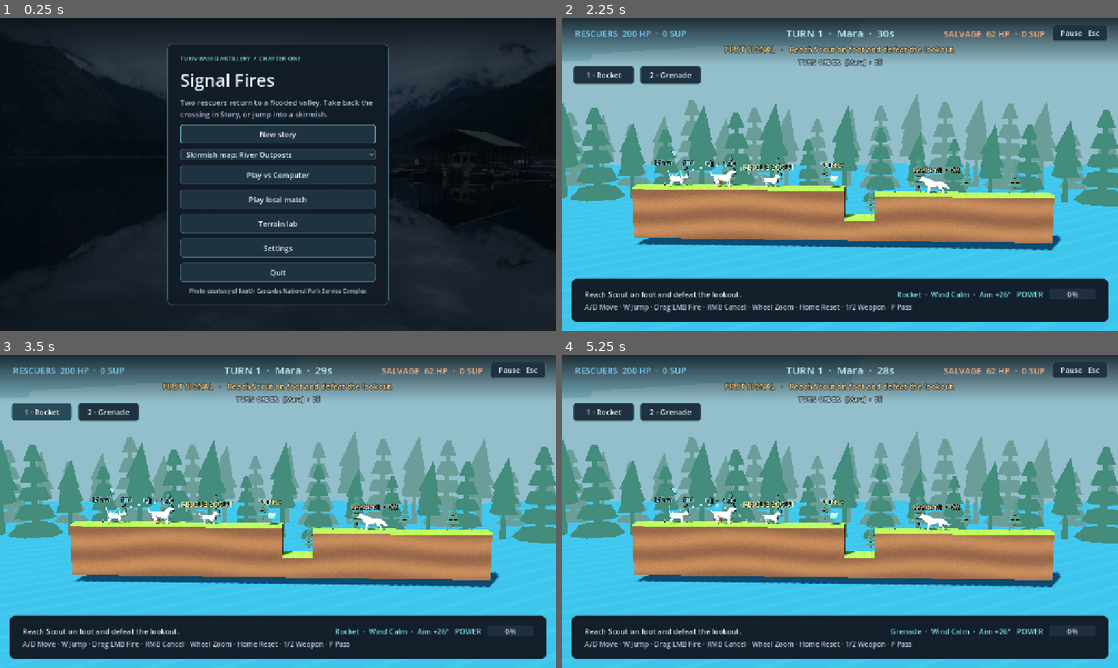
Above: before the commit, frames 1-4 (two rows, left to right).
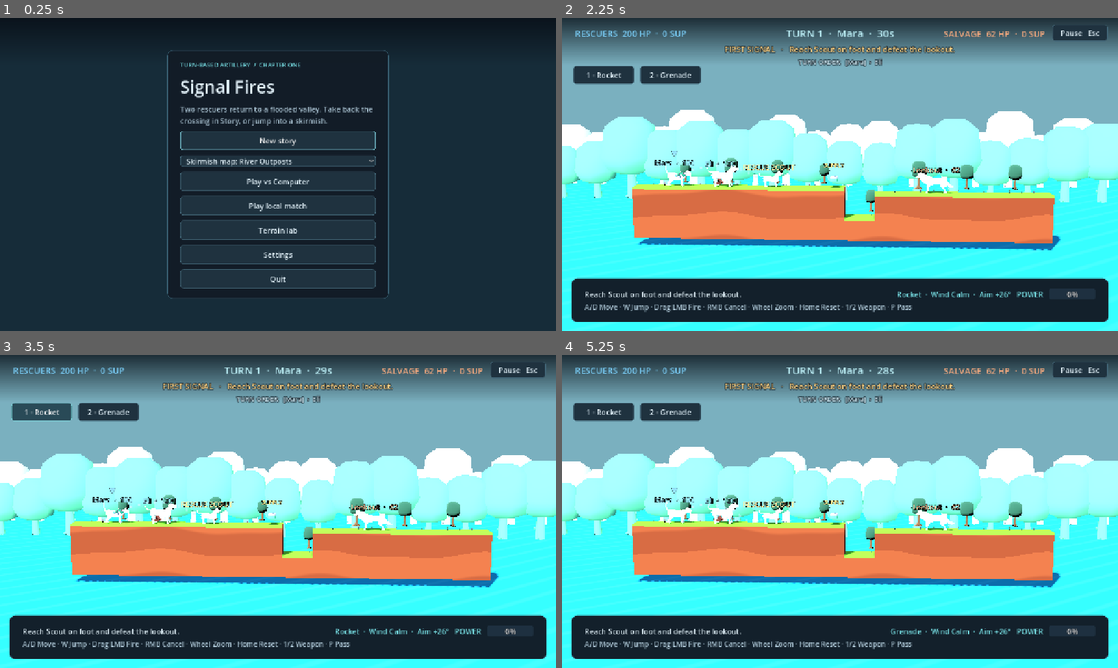
Above: after the commit, the same moments.

Repository: barbarosisik/modern_worms
Game: Godot game, scene res://scenes/main.tscn
Two runs of this game, one before a commit and one after it. Both use one fixed random seed, a clock stepped at 60 frames per second and the inputs below.
Inputs:
- Up to frame 1 (0.25 s): no input
- Up to frame 2 (2.25 s): click "New story" at 0.5 s; click "Begin story" at 1.25 s; click "Start mission" at 2 s
- Up to frame 3 (3.5 s): click "1 - Rocket" at 2.75 s
- Up to frame 4 (5.25 s): click "2 - Grenade" at 3.5 s; click "Pause Esc" at 4.25 s; click "Resume" at 5 s

The runs differ from the first frame. In frame 1, 39% of the frame differs, in the area x 0-100%, y 8-100%; in frame 2, 53%; in frame 3, 53%; in frame 4, 53%, in the area x 0-100%, y 24-100%.

Commit message:
Add upright cartoon character support and local asset setup

Diff:
--- a/scripts/presentation/battlefield.gd
+++ b/scripts/presentation/battlefield.gd
@@ -10,14 +10,11 @@
 	add_child(_dressing)
 	var rng := RandomNumberGenerator.new()
 	rng.seed = 417
-	for i in range(10):
-		var rock := add_asset("rock_largeA", Vector3(-70.0 + i * 20.0, -4.0, -55.0), Vector3(65.0, rng.randf_range(65.0, 110.0), 40.0))
-		_tint(rock, Color("#729caa"))
 	for layer in range(2):
 		for i in range(25):
-			var tree := add_asset("tree_pineTallA" if i % 2 == 0 else "tree_pineRoundA",
+			var tree := add_asset("tree_oak",
 				Vector3(-14.0 + i * 2.6, 0.0, -21.0 + layer * 7.0), Vector3.ONE * rng.randf_range(3.8, 6.0))
-			_tint(tree, Color("#547c78") if layer == 0 else Color("#386d60"))
+			_tint(tree, Color("#82b9aa") if layer == 0 else Color("#50a37a"))
 	var water := MeshInstance3D.new()
 	var plane := PlaneMesh.new()
 	plane.size = Vector2(110.0, 85.0)
@@ -45,7 +42,7 @@
 		var prop := add_asset(prop_name, Vector3(x, y, -0.27), Vector3.ONE * rng.randf_range(0.38, 0.65), _dressing)
 		_anchors.append({"node": prop, "cell": Vector2i(column, top)})
 		if column % 20 == 12:
-			var tree := add_asset("tree_pineRoundA", Vector3(x, y, -1.8), Vector3.ONE * rng.randf_range(0.8, 1.25), _dressing)
+			var tree := add_asset("tree_oak", Vector3(x, y, -1.8), Vector3.ONE * rng.randf_range(0.8, 1.25), _dressing)
 			_anchors.append({"node": tree, "cell": Vector2i(column, top)})
 	var camp_column := 48 if mission_index == 0 else 185
 	var camp_y := _surface(terrain, camp_column)
@@ -72,6 +69,18 @@
 func add_asset(asset: String, point: Vector3, dimensions: Vector3, parent: Node3D = null) -> Node3D:
 	var model := (load(NATURE + asset + ".glb") as PackedScene).instantiate() as Node3D
 	(self if parent == null else parent).add_child(model)
+	# Smooth the imported canopy normals while retaining the supplied topology.
+	for part in model.find_children("*", "MeshInstance3D", true, false):
+		if asset != "tree_oak":
+			continue
+		var smooth_mesh := ArrayMesh.new()
+		for surface in range(part.mesh.get_surface_count()):
+			var tool := SurfaceTool.new()
+			tool.create_from(part.mesh, surface)
+			tool.set_smooth_group(0)
+			tool.generate_normals()
+			tool.commit(smooth_mesh)
+		part.mesh = smooth_mesh
 	model.position = point
 	model.scale = dimensions
 	return model
@@ -81,7 +90,9 @@
 	var material := StandardMaterial3D.new()
 	material.albedo_color = color
 	material.roughness = 1.0
-	material.shading_mode = BaseMaterial3D.SHADING_MODE_UNSHADED
+	material.diffuse_mode = BaseMaterial3D.DIFFUSE_TOON
+	material.specular_mode = BaseMaterial3D.SPECULAR_DISABLED
+	material.shading_mode = BaseMaterial3D.SHADING_MODE_PER_PIXEL
 	for mesh in node.find_children("*", "MeshInstance3D", true, false):
 		mesh.material_override = material
 		mesh.cast_shadow = GeometryInstance3D.SHADOW_CASTING_SETTING_OFF
--- a/scripts/presentation/campaign_actor.gd
+++ b/scripts/presentation/campaign_actor.gd
@@ -6,6 +6,7 @@
 const WOLF := preload("res://assets/quaternius/wolf.fbx")
 const ROCKET := preload("res://assets/kenney/weapons/blaster-o.glb")
 const GRENADE := preload("res://assets/kenney/weapons/grenade-a.glb")
+var _cartoon := false
 var _model: Node3D
 var _animation: AnimationPlayer
 var _character := ""
@@ -15,11 +16,17 @@
 var _idle := ""
 var _walk := ""
 var _shot_time := 0.0
+var _pose_time := 0.0
+var _rest_scale := Vector3.ONE
+var _rest_position := Vector3.ZERO
 
 func _init(character: String, outfit: int = 0) -> void:
 	_character = character
 	var source := CAT if character == "Mara" else (DOG if character in ["Eli", "Scout"] else WOLF)
-	_model = source.instantiate()
+	var species := "maple-the-cat" if character == "Mara" else ("ollie-the-terrier" if character in ["Eli", "Scout"] else "ziggy-the-wolf")
+	var path := "res://assets/local_plumberry/" + species + ".glb"
+	_cartoon = ResourceLoader.exists(path)
+	_model = (load(path) as PackedScene).instantiate() if _cartoon else source.instantiate()
 	add_child(_model)
 	_animation = _model.find_child("AnimationPlayer", true, false)
 	if _animation != null:
@@ -60,9 +67,13 @@
 		bounds = AABB(Vector3(-2.44106, -0.011576, -0.712004), Vector3(5.675112, 4.43445, 1.42404))
 	elif _character in ["Eli", "Scout"]:
 		bounds = AABB(Vector3(-3.206179, -0.0651, -1.493581), Vector3(6.904972, 4.383379, 2.334721))
-	var ratio := (0.62 if _character == "Scout" else 0.85) / bounds.size.y
+	if _cartoon:
+		bounds = _bounds(_model, Transform3D.IDENTITY)
+	var ratio := (0.78 if _character == "Scout" else 1.05) / bounds.size.y
 	_model.scale = Vector3.ONE * ratio
 	_model.position = Vector3(-bounds.get_center().x, -bounds.position.y, -bounds.get_center().z) * ratio
+	_rest_scale = _model.scale
+	_rest_position = _model.position
 
 
 func set_outfit(outfit: int) -> void:
@@ -72,13 +83,27 @@
 			var original: Material = mesh.mesh.surface_get_material(i)
 			var material := original.duplicate() as StandardMaterial3D if original is StandardMaterial3D else StandardMaterial3D.new()
 			material.albedo_color *= tint
+			material.diffuse_mode = BaseMaterial3D.DIFFUSE_TOON
+			material.specular_mode = BaseMaterial3D.SPECULAR_DISABLED
+			material.roughness = 1.0
 			mesh.set_surface_override_material(i, material)
 
 func pose(facing: float, speed: float, delta: float, _grounded: bool = true) -> void:
-	rotation.y = 0.0 if facing > 0.0 else PI
+	rotation.y = (1.0 if facing > 0.0 else -1.0) * 0.9 if _cartoon else (0.0 if facing > 0.0 else PI)
 	_shot_time = maxf(0.0, _shot_time - delta)
+	_pose_time += delta
+	if is_node_ready():
+		var walking := absf(speed) > 0.1
+		var bounce := absf(sin(_pose_time * 11.0)) if walking else 0.0
+		var breath := sin(_pose_time * 3.0) * 0.025
+		var squash := bounce * 0.08 + _shot_time * 0.12
+		_model.scale = _rest_scale * Vector3(1.0 + squash, 1.0 + breath - squash, 1.0 + squash)
+		_model.position = _rest_position + Vector3(-_shot_time * 0.12, bounce * 0.045, 0.0)
+		_model.rotation.z = sin(_pose_time * 11.0) * 0.035 if walking else -_shot_time * 0.12
 	if _animation != null:
 		var clip := _walk if absf(speed) > 0.1 and not _walk.is_empty() else _idle
+		if _cartoon and not _grounded and _animation.has_animation("jump"):
+			clip = "jump"
 		if not clip.is_empty() and _animation.current_animation != clip:
 			_animation.play(clip, 0.15)
 
@@ -91,3 +116,17 @@
 
 func fire_animation() -> void:
 	_shot_time = 0.5
+
+
+static func _bounds(node: Node, parent_transform: Transform3D) -> AABB:
+	var transform := parent_transform
+	if node is Node3D:
+		transform *= node.transform
+	var result := AABB()
+	if node is MeshInstance3D:
+		result = transform * node.get_aabb()
+	for child in node.get_children():
+		var box := _bounds(child, transform)
+		if box.has_volume():
+			result = result.merge(box) if result.has_volume() else box
+	return result
--- a/scripts/presentation/earth.gdshader
+++ b/scripts/presentation/earth.gdshader
@@ -1,11 +1,12 @@
 shader_type spatial;
-varying vec3 local_point;
-void vertex() { local_point = VERTEX; }
+render_mode diffuse_toon, specular_disabled;
+varying vec3 point;
+void vertex() { point = VERTEX; }
 void fragment() {
-	float grain = fract(sin(dot(floor(local_point.xy * 19.0), vec2(12.9898, 78.233))) * 43758.5453);
-	float strata = sin(local_point.y * 4.8 + sin(local_point.x * 0.65) * 0.7) * 0.5 + 0.5;
-	vec3 soil = mix(vec3(0.29, 0.19, 0.13), vec3(0.46, 0.32, 0.20), strata * 0.55 + grain * 0.15);
-	vec3 grass = mix(vec3(0.26, 0.42, 0.13), vec3(0.48, 0.62, 0.22), grain * 0.35 + 0.35);
-	ALBEDO = mix(soil, grass, COLOR.g);
-	ROUGHNESS = 0.95;
+ float wave = sin(point.x * 0.75) * 0.16 + sin(point.x * 1.6) * 0.06;
+ float band = smoothstep(0.45, 0.52, fract((point.y + wave) * 0.43));
+ vec3 earth = mix(vec3(0.40,0.21,0.14), vec3(0.54,0.30,0.19), band * 0.38);
+ vec3 turf = vec3(0.36,0.64,0.18);
+ ALBEDO = mix(earth, turf, COLOR.g);
+ ROUGHNESS = 1.0;
 }
--- a/scripts/presentation/water.gdshader
+++ b/scripts/presentation/water.gdshader
@@ -1,11 +1,11 @@
 shader_type spatial;
-render_mode cull_disabled;
+render_mode cull_disabled, diffuse_toon, specular_disabled;
 varying vec3 world_point;
 void vertex() { world_point = (MODEL_MATRIX * vec4(VERTEX, 1.0)).xyz; }
 void fragment() {
 	float ripple = sin(world_point.x * 2.7 + world_point.z * 3.0 + TIME * 1.1);
 	float line = smoothstep(0.5, 1.0, ripple);
-	ALBEDO = mix(vec3(0.12, 0.40, 0.46), vec3(0.48, 0.73, 0.68), line * 0.035);
+	ALBEDO = mix(vec3(0.12, 0.52, 0.65), vec3(0.48, 0.83, 0.85), line * 0.08);
 	ROUGHNESS = 0.82;
-	METALLIC = 0.15;
+	METALLIC = 0.0;
 }
--- a/scripts/ui/main.gd
+++ b/scripts/ui/main.gd
@@ -46,6 +46,14 @@
 func _ready() -> void:
 	get_window().title = "Signal Fires"
 	_install_match_actions()
+	$ArenaBackdrop/LakeChelan.hide()
+	var backdrop := ColorRect.new()
+	backdrop.name = "CartoonBackdrop"
+	backdrop.mouse_filter = Control.MOUSE_FILTER_IGNORE
+	backdrop.color = Color("#30586b")
+	backdrop.set_anchors_and_offsets_preset(Control.PRESET_FULL_RECT)
+	$ArenaBackdrop.add_child(backdrop)
+	$Interface/Home/Card/Content/PhotoCredit.hide()
 	start_button.pressed.connect(_start_lab)
 	match_button.pressed.connect(_start_match)
 	solo_button.pressed.connect(_start_solo)
--- a/tests/aim_checks.gd
+++ b/tests/aim_checks.gd
@@ -56,6 +56,7 @@
 	app.set("settings_path", "user://aim_check_%d.cfg" % OS.get_process_id())
 	root.add_child(app)
 	await process_frame
+	_expect(app.get_node("ArenaBackdrop/CartoonBackdrop").mouse_filter == Control.MOUSE_FILTER_IGNORE, "Decorative backdrop must not intercept drag firing.")
 	_click(app.get_node("%MatchButton"))
 	await physics_frame
 	var arena := app.get_node("MatchArena") as MatchArena
Binary file added: assets/kenney/nature/tree_oak.glb
Not shown, added: assets/kenney/nature/tree_oak.glb.import
Not shown, added: CARTOON_ASSET_SETUP.md
Not shown, changed: PROJECT_LOG.md
Not shown, changed: STEP_ONE.md
Not shown, changed: assets/ASSET_MANIFEST.md
